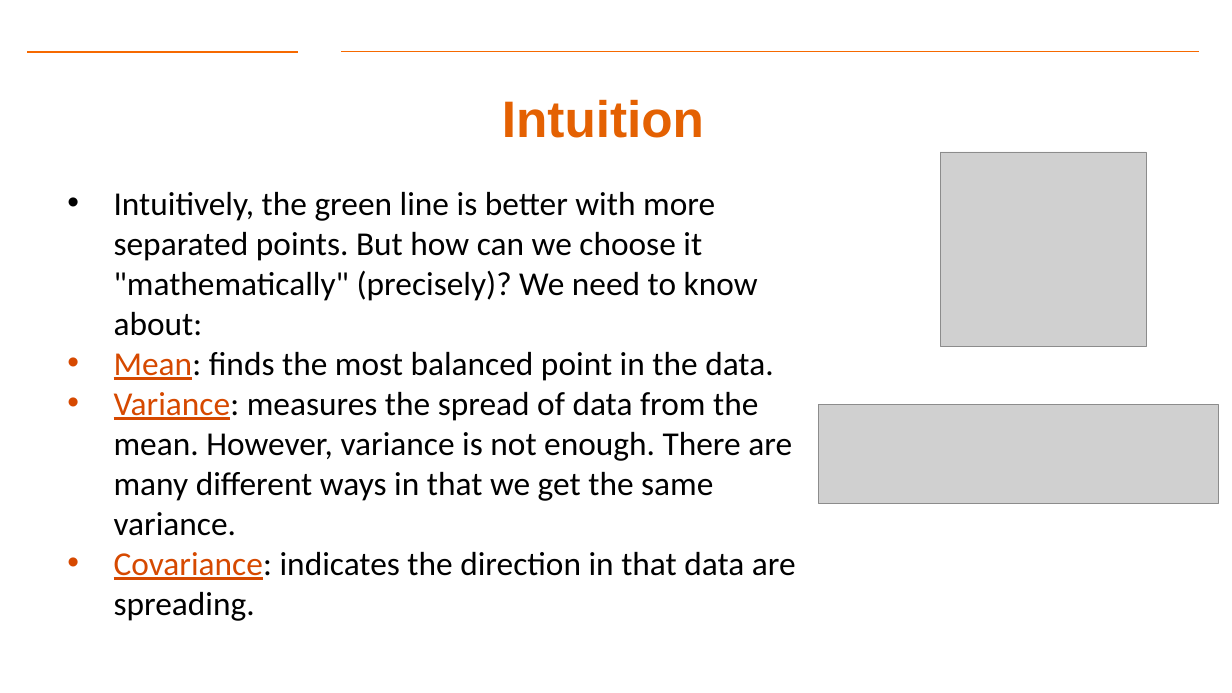
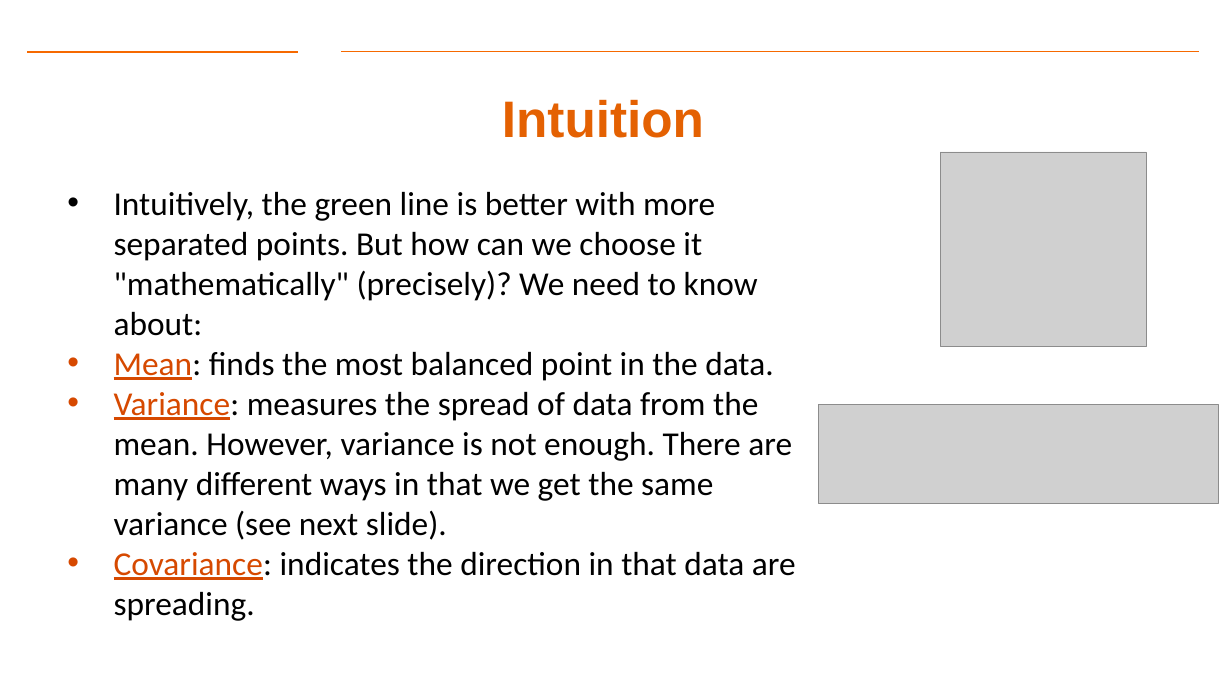
Before and after one commit to Dre1896/RIT-DSCI-633-FDS, a slide deck: slide 20 of Syllabus/Lecture18/Lec18.pptx. Drawn at 1232x693 pixels with LibreOffice and Linux fonts; fonts in the diff are those of the drawing; grey boxes stand for pictures; background and template pictures are left out. Boxes give left, top, right and bottom in pixels: in the first picture for what was removed or moved away, otherwise in the second. Text is boxed around its words. In the diff, an @@ line names an element or a change of style, - is before the commit and + after.

```diff
--- a/Syllabus/Lecture18/Lec18.pptx
+++ b/Syllabus/Lecture18/Lec18.pptx
@@ text at [114,392,792,540]: text changed @@
-• Variance: measures the spread of data from the mean. However, variance is not enough. There are many different ways in that we get the same variance.
+• Variance: measures the spread of data from the mean. However, variance is not enough. There are many different ways in that we get the same variance (see next slide).
```
Also in this commit, not shown: 7 other slides changed, 2 slides added, 2 slides removed.
